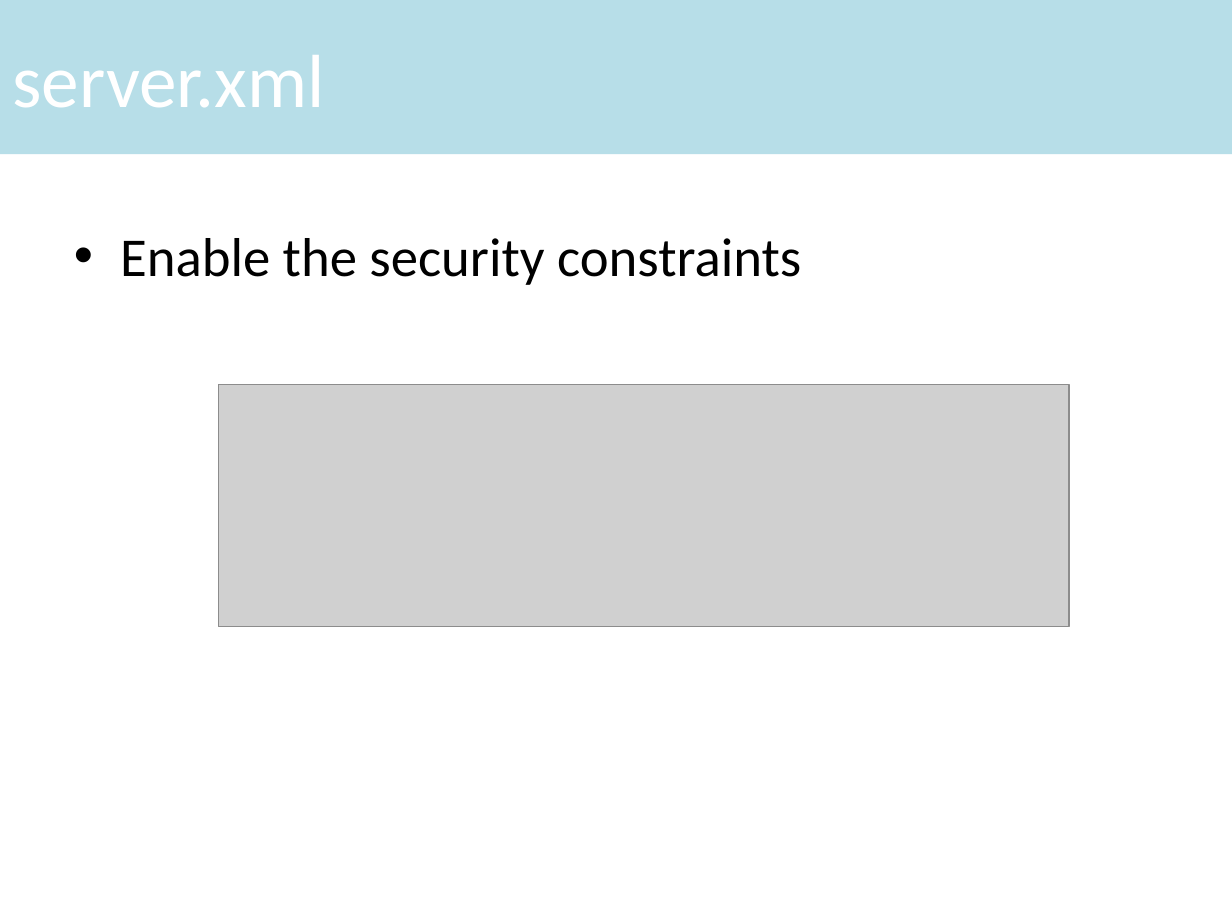
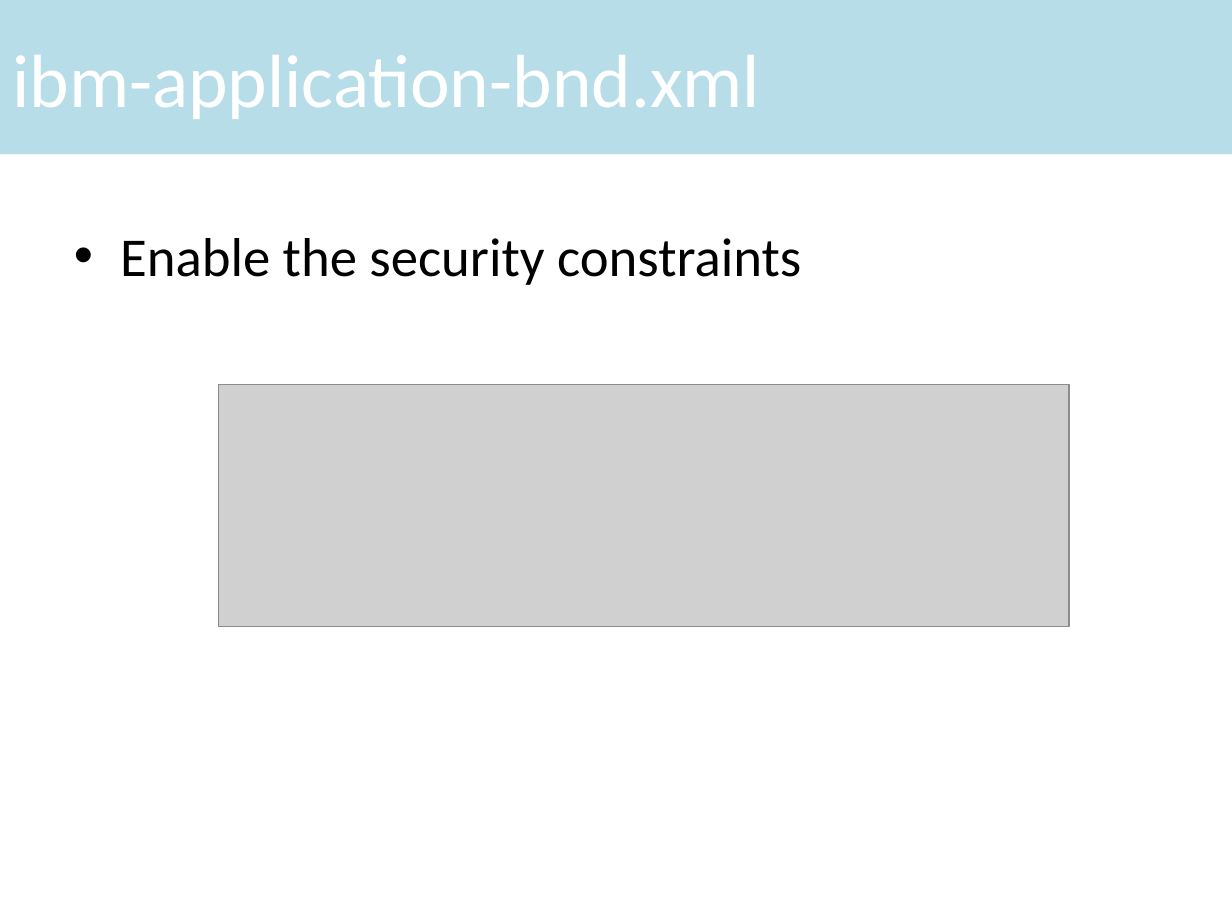
Before and after one commit to renzowu3/renzowu3.github.io, a slide deck: slide 9 of Tutorial/Single Sign On.pptx. Drawn at 1232x924 pixels with LibreOffice and Linux fonts; fonts in the diff are those of the drawing; grey boxes stand for pictures. Boxes give left, top, right and bottom in pixels: in the first picture for what was removed or moved away, otherwise in the second. Text is boxed around its words. In the diff, an @@ line names an element or a change of style, - is before the commit and + after.

Commit message:
edited ptt

```diff
--- a/Tutorial/Single Sign On.pptx
+++ b/Tutorial/Single Sign On.pptx
@@ title at bbox=[12, 55, 760, 119]: text changed @@
-server.xml
+ibm-application-bnd.xml
```
Also in this commit, not shown: 1 other slide changed.
